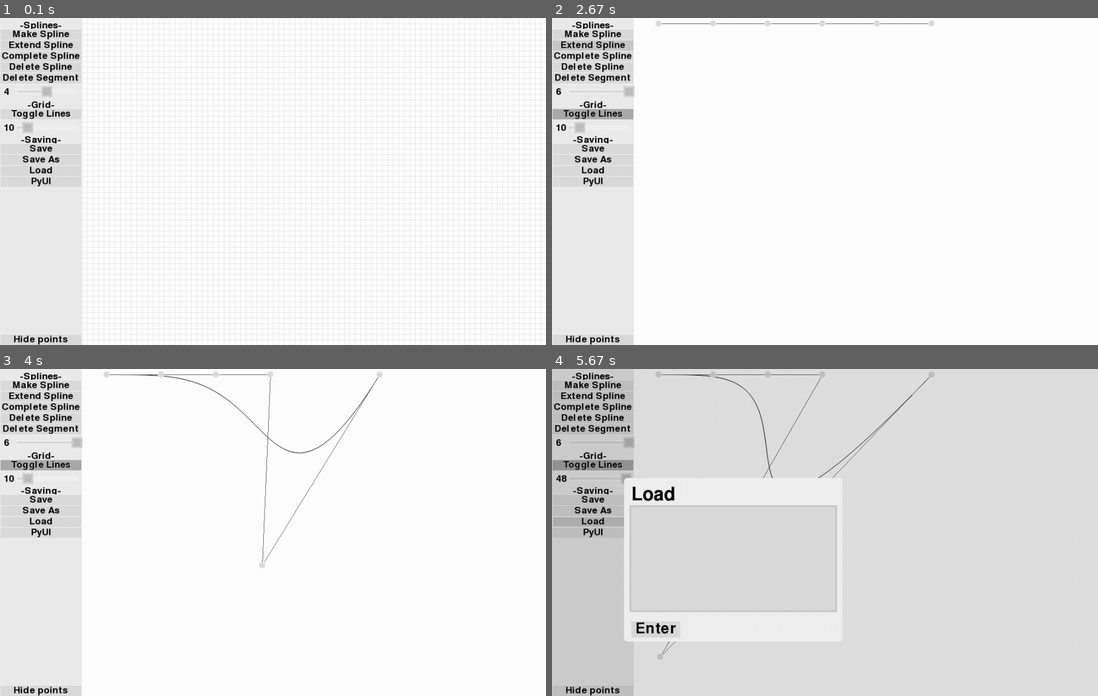
Above: before the commit, frames 1-4 (two rows, left to right).
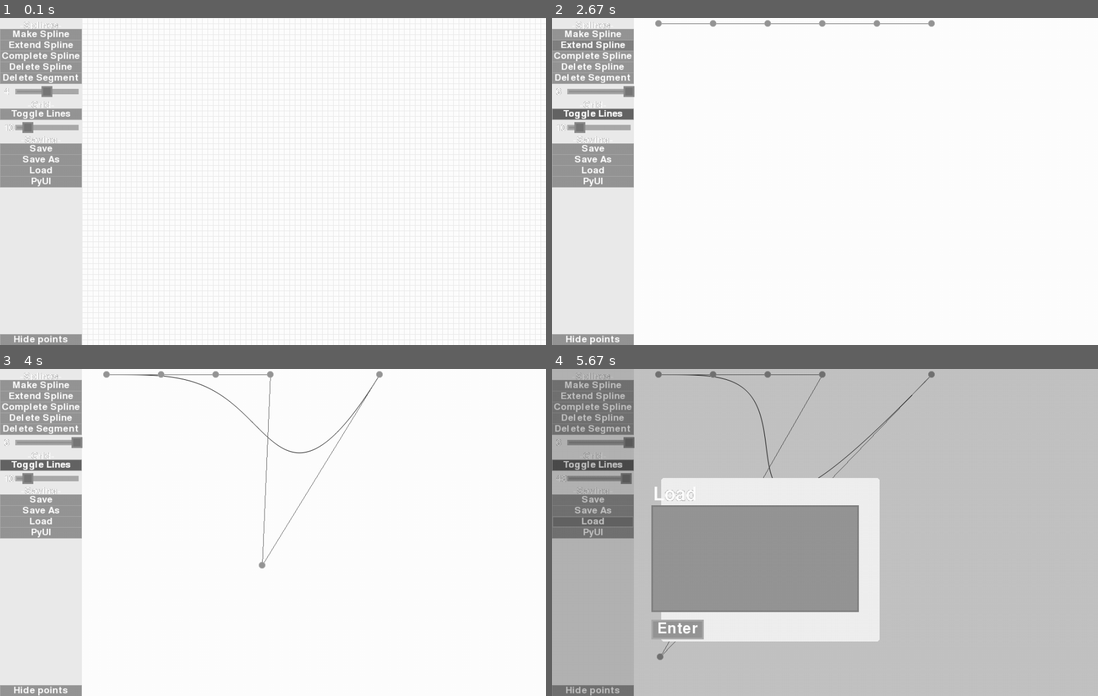
Above: after the commit, the same moments.

Repository: christianharris-3/PyUI
Game: pygame game, started from PyUI vector maker.py
The game is run twice, just before and just after one commit, with the same random seed, the same clock (stepped at 60 frames per second) and the same inputs.
Inputs (mouse positions are in pixels of both pictures, inside the frame that each line leads up to):
- Up to frame 1 (0.1 s): no input
- Up to frame 2 (2.67 s): press the mouse at (590, 171) at 0.37 s; move the mouse to (644, 178) at 0.47 s; release the mouse at (693, 184) at 0.6 s; press the mouse at (655, 279) at 0.7 s; move the mouse to (644, 289) at 0.8 s; release the mouse at (633, 299) at 0.93 s; press the mouse at (590, 112) at 1.03 s; move the mouse to (710, 165) at 1.13 s; release the mouse at (830, 214) at 1.27 s; press the mouse at (601, 89) at 1.37 s; move the mouse to (726, 86) at 1.47 s; release the mouse at (852, 83) at 1.6 s; press the mouse at (590, 338) at 1.7 s; move the mouse to (644, 282) at 1.8 s; release the mouse at (699, 224) at 1.93 s; press the mouse at (590, 338) at 2.03 s; move the mouse to (770, 220) at 2.13 s; release the mouse at (945, 99) at 2.27 s; click (590, 44) at 2.38 s
- Up to frame 3 (4 s): press the mouse at (38, 532) at 2.7 s; move the mouse to (114, 480) at 2.8 s; release the mouse at (185, 424) at 2.93 s; press the mouse at (38, 689) at 3.03 s; move the mouse to (234, 571) at 3.13 s; release the mouse at (425, 454) at 3.27 s; press the mouse at (38, 689) at 3.37 s; move the mouse to (141, 561) at 3.47 s; release the mouse at (240, 434) at 3.6 s; press the mouse at (322, 375) at 3.7 s; move the mouse to (294, 470) at 3.8 s; release the mouse at (262, 568) at 3.93 s
- Up to frame 4 (5.67 s): click (628, 440) at 4.05 s; press the mouse at (579, 476) at 4.37 s; move the mouse to (601, 522) at 4.47 s; release the mouse at (628, 565) at 4.6 s; press the mouse at (814, 565) at 4.7 s; move the mouse to (743, 604) at 4.8 s; release the mouse at (672, 646) at 4.93 s; press the mouse at (562, 480) at 5.03 s; move the mouse to (590, 450) at 5.13 s; release the mouse at (622, 424) at 5.27 s; press the mouse at (590, 522) at 5.37 s; move the mouse to (710, 503) at 5.47 s; release the mouse at (830, 483) at 5.6 s

The runs differ from the first frame. In frame 1, 6.1% of the frame differs, in the area x 0-15%, y 1-100%; in frame 2, 6.3%; in frame 3, 6.3%; in frame 4, 91%, in the area x 0-100%, y 0-100%.

Commit message:
Update PyUI.py
fixed and replaced all of the original defaults.

Diff:
--- a/PyUI.py
+++ b/PyUI.py
@@ -313,8 +313,8 @@
     scaley=-1
     glow=0
     glowcol=-1
-    col=-1
-    textcol=-1
+    col=(150,150,150)
+    textcol=(255,255,255)
     backingcol=-1
     hovercol=-1
     clickdownsize=4
@@ -350,7 +350,7 @@
     movetoclick=False
     isolated=True
     darken=60
-    universaldefaults = {'roundedcorners': 0, 'anchor': (0,0), 'objanchor': (0,0), 'center': False, 'centery': -1, 'textsize': 50, 'font': True, 'bold': True,
+    universaldefaults = {'roundedcorners': 0, 'anchor': (0,0), 'objanchor': (0,0), 'center': False, 'centery': -1, 'textsize': 50, 'font': 'calibre', 'bold': True,
                            'antialiasing': True, 'border': 3, 'upperborder': -1, 'lowerborder': -1, 'rightborder': -1, 'leftborder': -1, 'scalesize': True,
                            'scalex': -1, 'scaley': -1, 'glow': 0, 'glowcol': -1, 'col': -1, 'textcol': -1, 'backingcol': -1, 'hovercol': -1, 'clickdownsize': 4,
                            'clicktype': 0, 'textoffsetx': 0, 'textoffsety': 0, 'maxwidth': -1, 'colorkey': -1, 'togglecol': -1, 'togglehovercol': -1, 'spacing': -1,
@@ -358,6 +358,7 @@
                            'selectshrinksize': 0, 'cursorsize': -1, 'textcenter': True, 'linesize': 2, 'backingdraw': True, 'borderdraw': True, 'animationspeed': 5,
                            'scrollercol': -1, 'scrollerwidth': -1, 'slidercol': -1, 'sliderbordercol': -1, 'slidersize': -1, 'increment': 0,
                            'sliderroundedcorners': -1, 'containedslider': True, 'movetoclick': True, 'isolated': True, 'darken': 60}
+    wallpapercol = (255,255,255)
 
 
 
@@ -400,11 +401,11 @@
         self.clipboard = pygame.scrap.get('str')
 
 
-        self.defaultfont = 'calibre'
-        self.defaultcol = (150,150,150)
-        self.defaulttextcol = (0,0,0)
-        self.defaultbackingcol = (255,255,255)
-        self.defaultanimationspeed = 30
+##        self.defaultfont = 'calibre'
+##        self.defaultcol = (150,150,150)
+##        self.defaulttextcol = (0,0,0)
+##        self.defaultbackingcol = (255,255,255)
+##        self.defaultanimationspeed = 30
         self.scrolllimit = 100
         self.escapeback = True
         self.backquits = True
@@ -431,8 +432,10 @@
     def setstyle(self,**args):
         for a in args:
             exec(f'Style.{a} = {args[a]}')
-    def loadstyle_cool(self):
-        self.setstyle(roundedcorners=3,col=(200,50,100))
+    def styleload_red(self):
+        self.setstyle(roundedcorners=5,col=(180,50,100),spacing=3,clickdownsize=2,textsize=40,horizontalspacing=8,wallpapercol=(100,44,80))
+    def styleload_soundium(self):
+        self.setstyle(roundedcorners=5,col=(180,50,100),spacing=3,clickdownsize=2,textsize=40,horizontalspacing=8,wallpapercol=(100,44,80))
 
     def scaleset(self,scale):
         self.scale = scale
@@ -544,7 +547,7 @@
         self.blockf11 = 10
 
     def write(self,screen,x,y,text,size,col='default',center=True,font='default',bold=False,antialiasing=True,scale=False,centery=-1):
-        if font=='default': font=self.defaultfont
+        if font == 'default': font=self.defaultfont
         if col == 'default': col = self.defaulttextcol
         if centery == -1: centery = center
         if scale:
@@ -566,8 +569,8 @@
         screen.blit(textsurf, textrect)
 
     def rendertext(self,text,size,col='default',font='default',bold=False,antialiasing=True,backingcol=(150,150,150),imgin=False,img=''):
-        if font=='default': font = self.defaultfont
-        if col == 'default': col = self.defaulttextcol
+        if font=='default': font = Style.font
+        if col == 'default': col = Style.textcol
         if imgin:
             if text == '' and img!='':
                 text = '{'+img+'}'
@@ -602,7 +605,7 @@
         return textsurf
 
     def rendershape(self,name,size,col='default',failmessage=True,backcol=(255,255,255)):
-        if col == 'default': col = self.defaulttextcol
+        if col == 'default': col = Style.col
         if col == backcol: backcol = (0,0,0)
         name = name.replace("'",'"')
         if '(' in name and ')' in name:
@@ -797,7 +800,7 @@
             x+=seperation
         return surf
     def rendershapetext(self,name,size,col,backcol):
-        vals = self.getshapedata(name,['font','bold','italic','strikethrough','underlined','antialias'],[self.defaultfont,False,False,False,False,True])
+        vals = self.getshapedata(name,['font','bold','italic','strikethrough','underlined','antialias'],[Style.font,False,False,False,False,True])
         font = vals[0]
         bold = vals[1]
         italic = vals[2]
@@ -898,8 +901,8 @@
         return vals
 
     def rendertextlined(self,text,size,col='default',backingcol=(150,150,150),font='default',width=-1,bold=False,antialiasing=True,center=False,spacing=0,imgin=False,img='',scale='default',linelimit=10000,getcords=False,cutstartspaces=False):
-        if font=='default': font=self.defaultfont
-        if col == 'default': col = self.defaulttextcol
+        if font=='default': font = Style.font
+        if col == 'default': col = Style.textcol
         if width==-1 and center: center = False
         if scale == 'default': scale = self.scale
         size*=scale
@@ -1076,7 +1079,7 @@
 
 
     def makebutton(self,x,y,text,textsize=Style.textsize,command=emptyfunction,menu='main',ID='button',layer=1,roundedcorners=Style.roundedcorners,bounditems=[],menuexceptions=[],killtime=-1,width=-1,height=-1,
-                 anchor=Style.anchor,objanchor=(0,0),center=False,centery=-1,img='none',font='default',bold=False,antialiasing=True,pregenerated=True,enabled=True,
+                 anchor=Style.anchor,objanchor=(0,0),center=False,centery=-1,img='none',font='calibre',bold=False,antialiasing=True,pregenerated=True,enabled=True,
                  border=3,upperborder=-1,lowerborder=-1,rightborder=-1,leftborder=-1,scalesize=True,scalex=-1,scaley=-1,glow=0,glowcol=-1,
                  runcommandat=0,col=-1,textcol=-1,backingcol=-1,bordercol=-1,hovercol=-1,clickdownsize=2,clicktype=0,textoffsetx=0,textoffsety=0,maxwidth=-1,
                  dragable=False,colorkey=-1,toggle=True,toggleable=False,toggletext=-1,toggleimg='none',togglecol=-1,togglehovercol=-1,bindtoggle=[],spacing=-1,verticalspacing=-1,horizontalspacing=-1,clickablerect=-1,clickableborder=0,
@@ -1091,7 +1094,7 @@
                      animationspeed=animationspeed,backingdraw=backingdraw,borderdraw=borderdraw,linelimit=linelimit)
         return obj
     def makecheckbox(self,x,y,textsize=80,command=emptyfunction,menu='main',ID='checkbox',text='',layer=1,roundedcorners=0,bounditems=[],menuexceptions=[],killtime=-1,width=-1,height=-1,
-                 anchor=(0,0),objanchor=(0,0),center=False,centery=-1,img='tick',font='default',bold=False,antialiasing=True,pregenerated=True,enabled=True,
+                 anchor=(0,0),objanchor=(0,0),center=False,centery=-1,img='tick',font='calibre',bold=False,antialiasing=True,pregenerated=True,enabled=True,
                  border=4,upperborder=-1,lowerborder=-1,rightborder=-1,leftborder=-1,scalesize=True,scalex=-1,scaley=-1,glow=0,glowcol=-1,
                  runcommandat=0,col=-1,textcol=-1,backingcol=-1,bordercol=-1,hovercol=-1,clickdownsize=4,clicktype=0,textoffsetx=0,textoffsety=0,maxwidth=-1,
                  dragable=False,colorkey=-1,toggle=True,toggleable=True,toggletext='',toggleimg='none',togglecol=-1,togglehovercol=-1,bindtoggle=[],spacing=-15,verticalspacing=-15,horizontalspacing=-15,clickablerect=-1,clickableborder=10,
@@ -1107,14 +1110,14 @@
                  animationspeed=animationspeed,backingdraw=backingdraw,borderdraw=borderdraw,linelimit=linelimit)
         return obj
     def maketextbox(self,x,y,text='',width=200,lines=1,menu='main',command=emptyfunction,ID='textbox',layer=1,roundedcorners=0,bounditems=[],menuexceptions=[],killtime=-1,height=-1,
-                 anchor=(0,0),objanchor=(0,0),center=False,centery=-1,img='none',textsize=50,font='default',bold=False,antialiasing=True,pregenerated=True,enabled=True,
+                 anchor=(0,0),objanchor=(0,0),center=False,centery=-1,img='none',textsize=50,font='calibre',bold=False,antialiasing=True,pregenerated=True,enabled=True,
                  border=3,upperborder=-1,lowerborder=-1,rightborder=-1,leftborder=-1,scalesize=True,scalex=-1,scaley=-1,glow=0,glowcol=-1,
                  runcommandat=0,col=-1,textcol=-1,backingcol=-1,hovercol=-1,clickdownsize=4,clicktype=0,textoffsetx=0,textoffsety=0,
                  colorkey=-1,spacing=-1,verticalspacing=-1,horizontalspacing=-1,clickablerect=-1,
                  linelimit=100,selectcol=-1,selectbordersize=2,selectshrinksize=0,cursorsize=-1,textcenter=False,chrlimit=10000,numsonly=False,enterreturns=False,commandifenter=True,commandifkey=False,
                  backingdraw=True,borderdraw=True):
 
-        if col == -1: col = self.defaultcol
+        if col == -1: col = Style.col
         if backingcol == -1: backingcol = shiftcolor(col,-20)
         obj = TEXTBOX(ui=self,x=x,y=y,width=width,height=height,menu=menu,ID=ID,layer=layer,roundedcorners=roundedcorners,bounditems=bounditems,menuexceptions=menuexceptions,killtime=killtime,
                  anchor=anchor,objanchor=objanchor,center=center,centery=centery,text=text,textsize=textsize,img=img,font=font,bold=bold,antialiasing=antialiasing,pregenerated=pregenerated,enabled=enabled,
@@ -1129,14 +1132,14 @@
 ##    def maketable(self,x,y,data='empty',titles=[],menu='main',menuexceptions=[],edgebound=(1,0,0,1),rows=5,colomns=3, …(302 unchanged characters)…
 
     def maketable(self,x,y,data='empty',titles=[],menu='main',ID='table',layer=1,roundedcorners=0,bounditems=[],menuexceptions=[],killtime=-1,width=-1,height=-1,
-                 anchor=(0,0),objanchor=(0,0),center=False,centery=-1,text='',textsize=50,img='none',font='default',bold=False,antialiasing=True,pregenerated=True,enabled=True,
+                 anchor=(0,0),objanchor=(0,0),center=False,centery=-1,text='',textsize=50,img='none',font='calibre',bold=False,antialiasing=True,pregenerated=True,enabled=True,
                  border=3,upperborder=-1,lowerborder=-1,rightborder=-1,leftborder=-1,scalesize=True,scalex=-1,scaley=-1,glow=0,glowcol=-1,
                  command=emptyfunction,runcommandat=0,col=-1,textcol=-1,backingcol=-1,hovercol=-1,clickdownsize=4,clicktype=0,textoffsetx=0,textoffsety=0,
                  dragable=False,colorkey=-1,spacing=-1,verticalspacing=-1,horizontalspacing=-1,clickablerect=-1,
                  boxwidth=-1,boxheight=-1,linesize=2,textcenter=True,guesswidth=100,guessheight=100,
                  backingdraw=True,borderdraw=True):
 
-        if col == -1: col = self.defaultcol
+        if col == -1: col = Style.col
         if backingcol == -1: backingcol = shiftcolor(col,-20)
 
         #obj = TABLE(x,y,rows,colomns,data,titles,boxwidth,boxheight,spacing,menu,menuexceptions,boxcol,boxtextcol,boxtextsize,boxcenter,font,bold,titlefont,titlebold,titleboxcol,titletextcol,titletextsize,titlecenter,linesize,linecol,roundedcorners,layer,ID,self)
@@ -1151,7 +1154,7 @@
 
 ##    def maketext(self,x,y,text,size,menu='main',menuexceptions=[],edgebound=(1,0,0,1),col='default',center=True,font= …(235 unchanged characters)…
     def maketext(self,x,y,text,textsize=50,menu='main',ID='text',layer=1,roundedcorners=0,bounditems=[],menuexceptions=[],killtime=-1,width=-1,height=-1,
-                 anchor=(0,0),objanchor=(0,0),center=False,centery=-1,img='none',font='default',bold=False,antialiasing=True,pregenerated=True,enabled=True,
+                 anchor=(0,0),objanchor=(0,0),center=False,centery=-1,img='none',font='calibre',bold=False,antialiasing=True,pregenerated=True,enabled=True,
                  border=3,upperborder=-1,lowerborder=-1,rightborder=-1,leftborder=-1,scalesize=True,scalex=-1,scaley=-1,glow=0,glowcol=-1,
                  command=emptyfunction,runcommandat=0,col=-1,textcol=-1,clicktype=0,backingcol=-1,bordercol=-1,textoffsetx=0,textoffsety=0,
                  dragable=False,colorkey=-1,spacing=-1,verticalspacing=-1,horizontalspacing=-1,maxwidth=-1,animationspeed=5,clickablerect=-1,
@@ -1207,7 +1210,7 @@
                  anchor=(0,0),objanchor=(0,0),center=False,centery=-1,glow=0,glowcol=-1,
                  scalesize=True,scalex=True,scaley=True,command=emptyfunction,runcommandat=0):
 
-        if col == -1: col = [max([0,a-35]) for a in self.defaultcol]
+        if col == -1: col = [max([0,a-35]) for a in Style.col]
 
         self.windowedmenunames = [a.menu for a in self.windowedmenus]
         self.windowedmenunames.append(menu)
@@ -1240,7 +1243,7 @@
         return obj
 
     def makesearchbar(self,x,y,text='Search',width=400,lines=1,menu='main',command=emptyfunction,ID='textbox',layer=1,roundedcorners=0,bounditems=[],menuexceptions=[],killtime=-1,height=-1,
-                 anchor=(0,0),objanchor=(0,0),center=False,centery=-1,img='none',textsize=50,font='default',bold=False,antialiasing=True,pregenerated=True,enabled=True,
+                 anchor=(0,0),objanchor=(0,0),center=False,centery=-1,img='none',textsize=50,font='calibre',bold=False,antialiasing=True,pregenerated=True,enabled=True,
                  border=3,upperborder=-1,lowerborder=-1,scalesize=True,scalex=-1,scaley=-1,glow=0,glowcol=-1,
                  runcommandat=0,col=-1,textcol=-1,backingcol=-1,hovercol=-1,clickdownsize=4,clicktype=0,textoffsetx=0,textoffsety=0,
                  colorkey=-1,spacing=-1,verticalspacing=1,horizontalspacing=4,clickablerect=-1,
@@ -1252,7 +1255,7 @@
         if height == -1:
             heightgetter = self.rendertext('Tg',textsize,(255,255,255),font,bold)
             height = upperborder+lowerborder+heightgetter.get_height()*lines
-        col = autoshiftcol(col,self.defaultcol)
+        col = autoshiftcol(col,Style.col)
 
         txt = self.maketext(int(border+horizontalspacing)/2,0,text,textsize,anchor=(0,'h/2'),objanchor=(0,'h/2'),img=img,font=font,bold=bold,antialiasing=antialiasing,pregenerated=pregenerated,enabled=enabled,textcol=textcol,backingcol=autoshiftcol(backingcol,col,-20),animationspeed=5)
 
@@ -1294,7 +1297,7 @@
             self.delete(a)
     def makeanimation(self,animateID,startpos,endpos,movetype='linear',length='default',command=emptyfunction,runcommandat=-1,queued=True,menu=False,relativemove=False,skiptoscreen=False,acceleration=1,permamove=False,ID='default'):
         if length == 'default':
-            length = self.defaultanimationspeed
+            length = Style.animationspeed
         if menu:
             for a in self.automenus:
                 if (a.menu == animateID):
@@ -1324,7 +1327,7 @@
 
     def movemenu(self,moveto,slide='none',length='default',backchainadd=True):
         if length == 'default':
-            length = self.defaultanimationspeed
+            length = Style.animationspeed
         if self.queuedmenumove[0]<0 or slide=='none':
             if (self.activemenu in self.windowedmenunames) and (moveto == self.activemenu) and (self.queuedmenumove[0]<0):
                 self.menuback(slide+' flip',length)
@@ -1348,7 +1351,7 @@
                     slide = self.backchain[-1][1]
             length = self.backchain[-1][2]
         if length == 'default':
-            length = self.defaultanimationspeed
+            length = Style.animationspeed
         if self.queuedmenumove[0]<0 or slide=='none':
             if len(self.backchain)>0:
                 if slide=='none':
@@ -1534,8 +1537,8 @@
         self.textcenter = args['textcenter']
         self.maxwidth = args['maxwidth']
 
-        self.col = autoshiftcol(args['col'],ui.defaultcol)
-        self.textcol = autoshiftcol(args['textcol'],ui.defaulttextcol)
+        self.col = autoshiftcol(args['col'],Style.col)
+        self.textcol = autoshiftcol(args['textcol'],Style.textcol)
         self.backingcol = autoshiftcol(args['backingcol'],self.col,20)
         self.bordercol = self.backingcol
         self.glowcol = autoshiftcol(args['glowcol'],self.col,-20)
